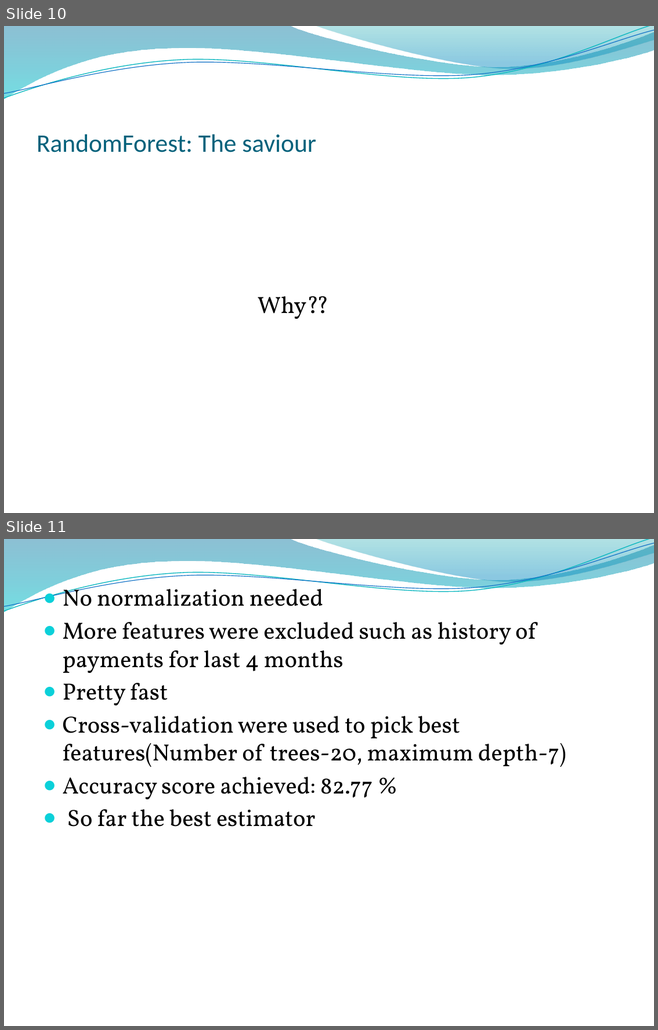
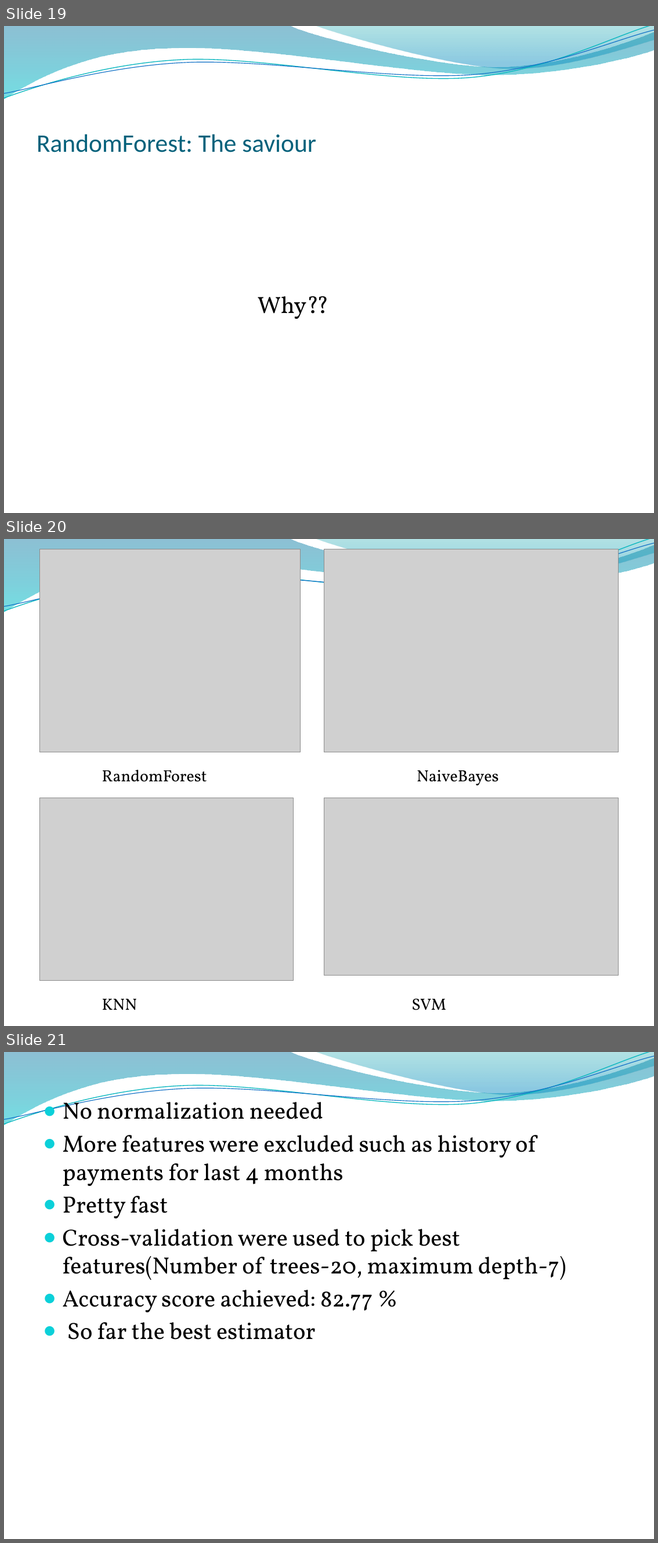
Before and after one commit to singh0021/DataScienceMasters, a slide deck: Capstone/Capstone Project.pptx. Shown one above the other, each under a label of ours: slides 10 and 11 before the commit, slides 19, 20 and 21 after it. The pictures are 658x1030 and 658x1543 pixels, drawn with LibreOffice and Linux fonts; fonts in the diff are those of the drawing; grey boxes stand for pictures; background and template pictures are left out. Boxes give left, top, right and bottom in pixels: in the first picture for what was removed or moved away, otherwise in the second. Text is boxed around its words. In the diff, an @@ line names an element or a change of style, - is before the commit and + after.

```diff
--- a/Capstone/Capstone Project.pptx
+++ b/Capstone/Capstone Project.pptx
@@ slide 20 added at box(4, 539, 654, 1026), background picture (left out); not listed: 4 template elements that a slide beside it also shows @@
@@ picture added at box(40, 549, 300, 752) @@
@@ picture added at box(324, 549, 618, 752) @@
@@ text added at box(102, 770, 207, 782), 18 pt, text #000000 @@
+RandomForest
@@ text added at box(416, 770, 499, 785), 18 pt, text #000000 @@
+NaiveBayes
@@ picture added at box(40, 798, 294, 980) @@
@@ picture added at box(324, 798, 618, 975) @@
@@ text added at box(102, 999, 137, 1010), 18 pt, text #000000 @@
+KNN
@@ text added at box(411, 999, 446, 1011), 18 pt, text #000000 @@
+SVM
@@ what was slide 10 is now slide 19 @@
@@ what was slide 11 is now slide 21 @@
```
Also in this commit, not shown: 4 slides changed, 10 other slides added, 6 other files.
